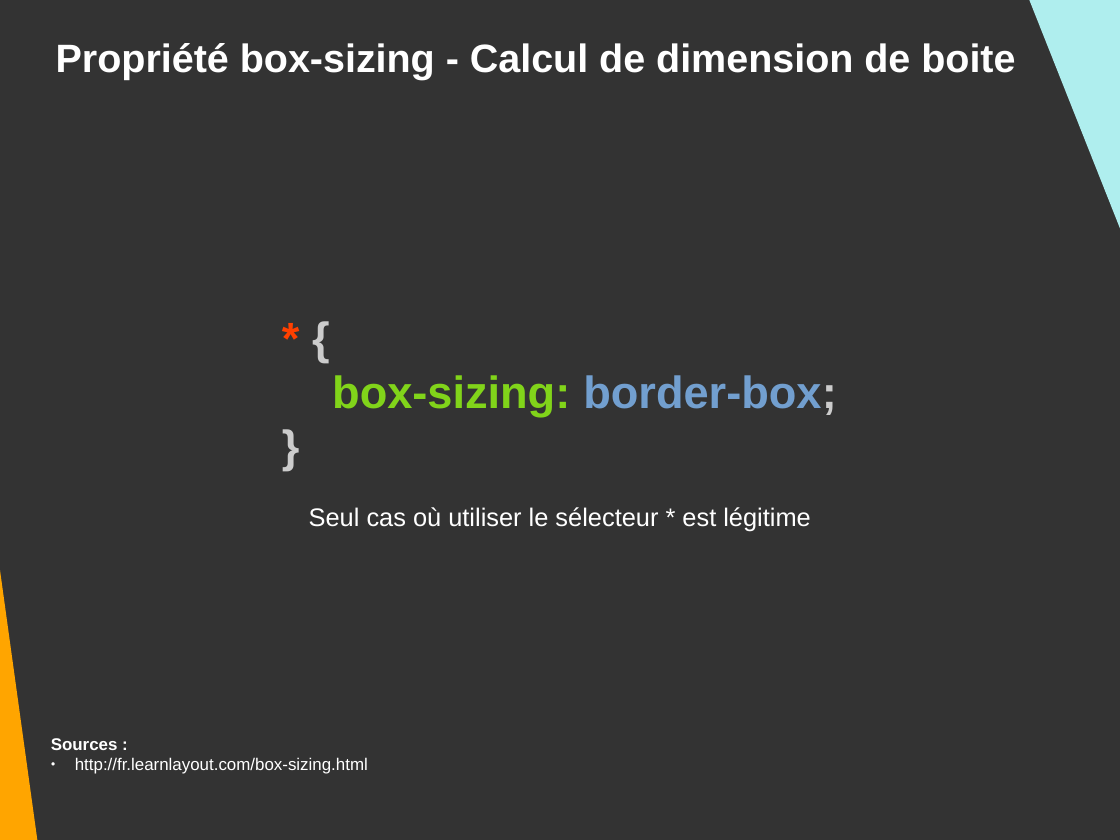
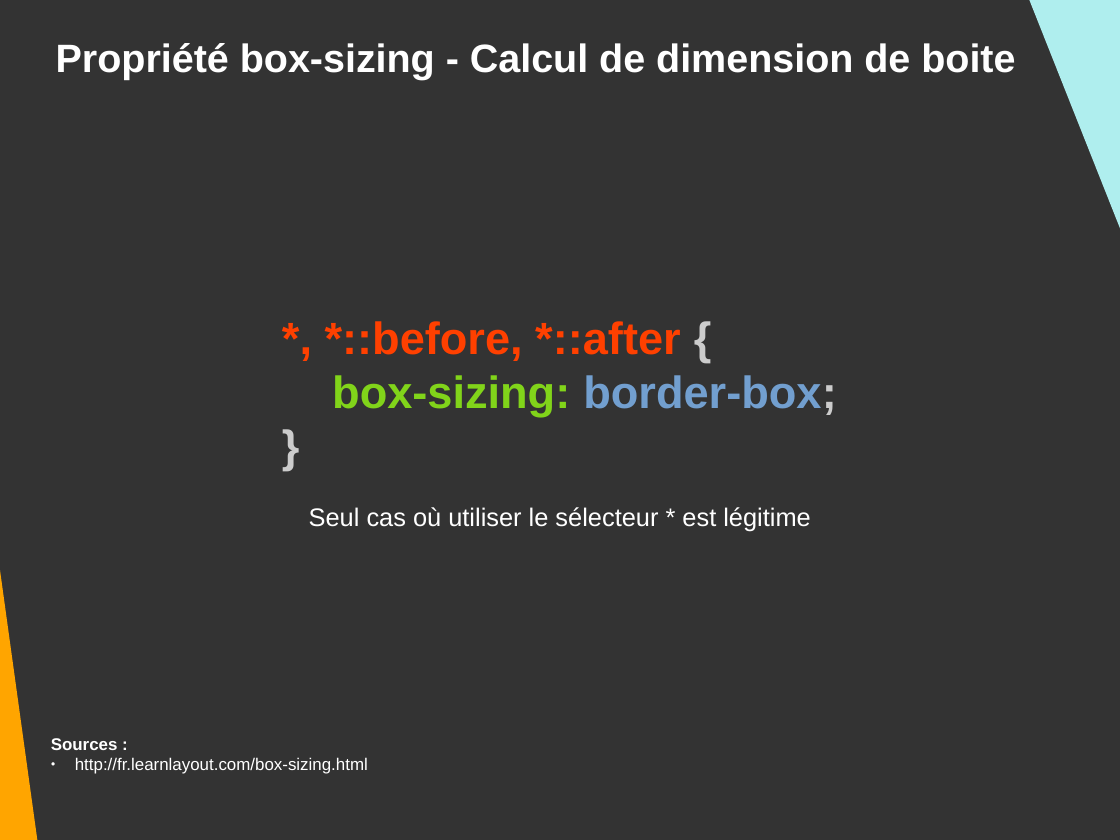
Before and after one commit to DanYellow/presentations, a slide deck: slide 121 of mmi/html/travaux-pratiques/numero-2/presentation.odp. Drawn at 1120x840 pixels with LibreOffice and Linux fonts; fonts in the diff are those of the drawing. Boxes give left, top, right and bottom in pixels: in the first picture for what was removed or moved away, otherwise in the second. Text is boxed around its words. In the diff, an @@ line names an element or a change of style, - is before the commit and + after.

```diff
--- a/mmi/html/travaux-pratiques/numero-2/presentation.odp
+++ b/mmi/html/travaux-pratiques/numero-2/presentation.odp
@@ text at bbox=[325, 321, 680, 361]: text changed @@
-* {
+*, *::before, *::after {
```
Also in this commit, not shown: 1 other slide changed, 2 other files.
